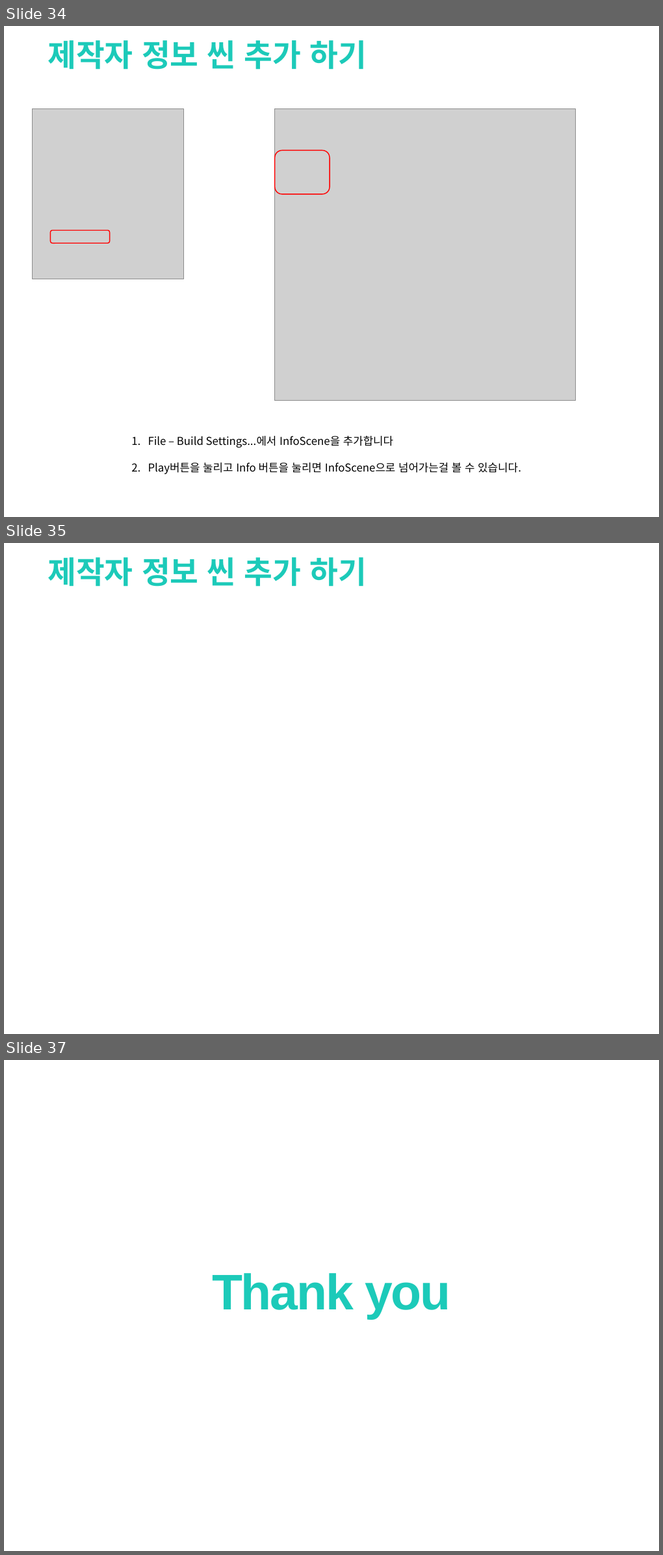
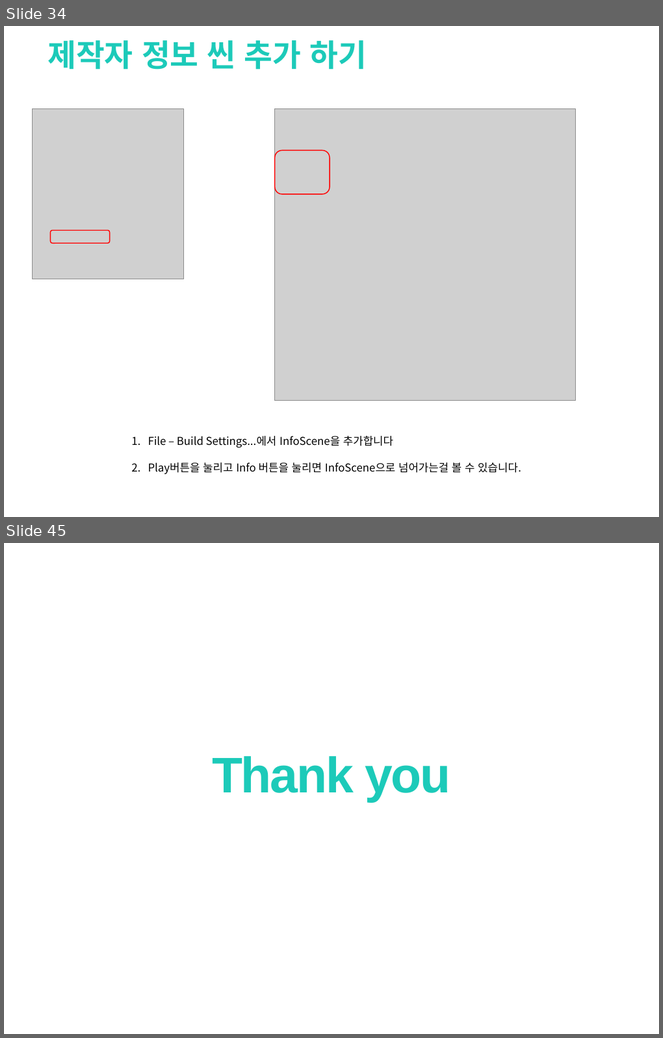
Before and after one commit to clianor/Unity-Final-Project, a slide deck: 기말과제.pptx. Shown one above the other, each under a label of ours: slides 34, 35 and 37 before the commit, slides 34 and 45 after it; the slides between them are not shown. The pictures are 663x1555 and 663x1038 pixels, drawn with LibreOffice and Linux fonts; fonts in the diff are those of the drawing; grey boxes stand for pictures; background and template pictures are left out. Boxes give left, top, right and bottom in pixels: in the first picture for what was removed or moved away, otherwise in the second. Text is boxed around its words. In the diff, an @@ line names an element or a change of style, - is before the commit and + after.

```diff
--- a/기말과제.pptx
+++ b/기말과제.pptx
@@ slide 35 removed at (4,543,659,1034), background picture (left out) @@
@@ text removed at (48,557,367,587) @@
-제작자 정보 씬 추가 하기
@@ what was slide 37 is now slide 45 @@
```
Also in this commit, not shown: 1 slide changed, 9 slides added, 16 other files.
